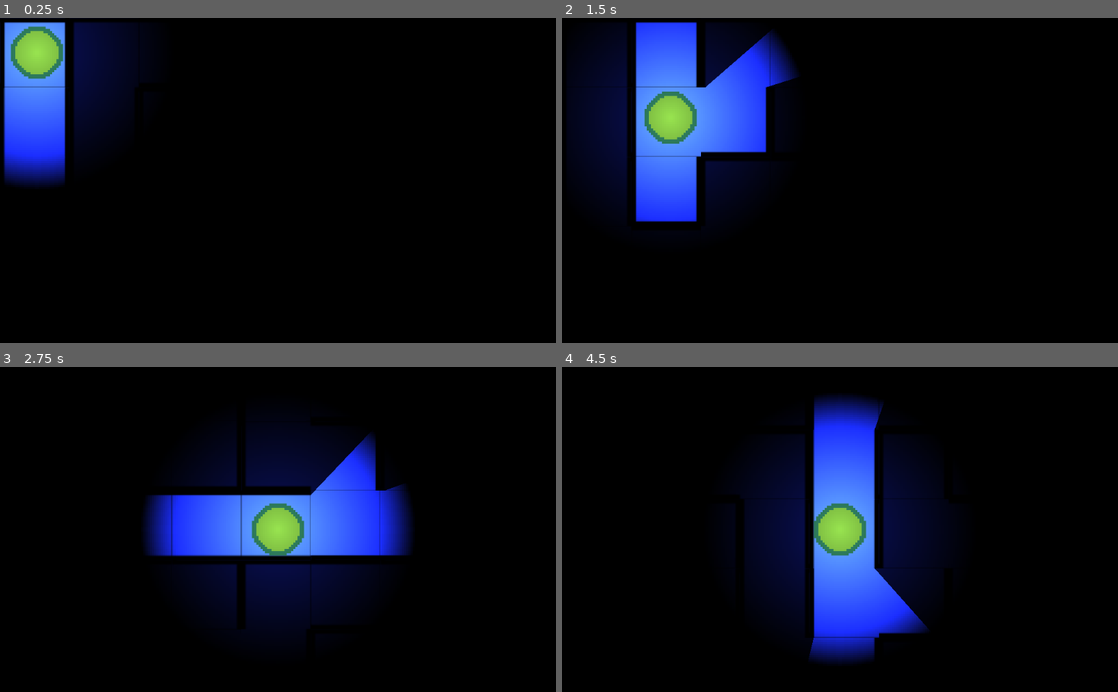
Above: before the commit, frames 1-4 (two rows, left to right).
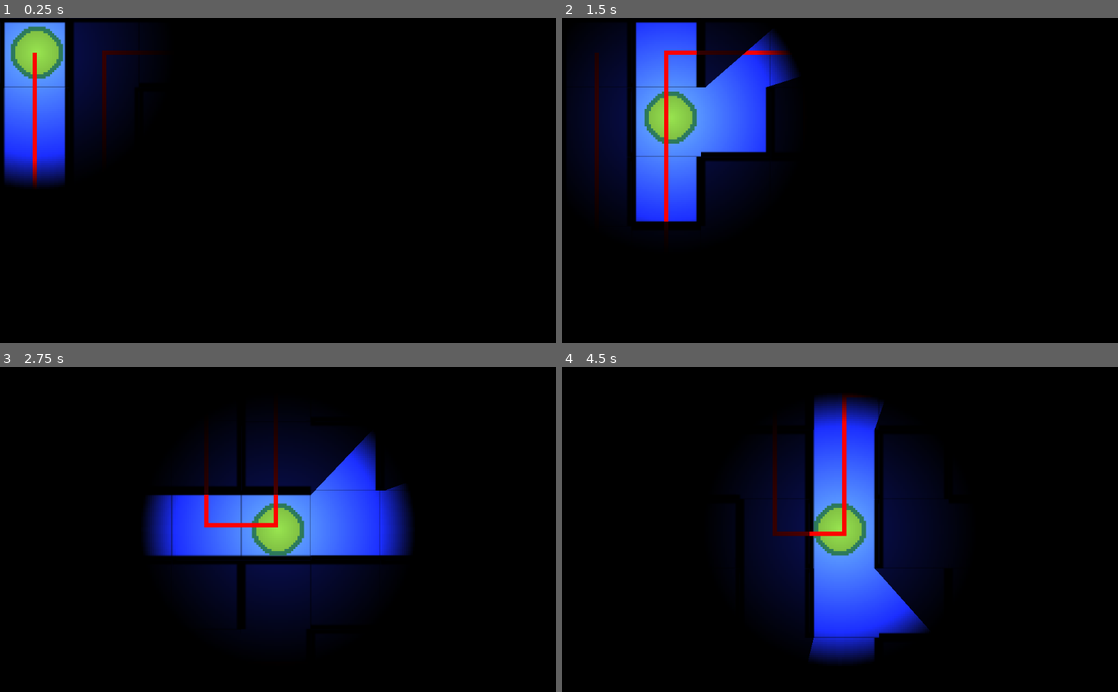
Above: after the commit, the same moments.

Repository: elektito/maze-crasher-gdscript
Game: Godot game, scene res://Game.tscn
The game is run twice, just before and just after one commit, with the same random seed, the same clock (stepped at 60 frames per second) and the same inputs.
Inputs (mouse positions are in pixels of both pictures, inside the frame that each line leads up to):
- Up to frame 1 (0.25 s): no input
- Up to frame 2 (1.5 s): tap Enter at 0.5 s; move the mouse to (962, 164) at 0.52 s; hold Right (right) 0.53-1.28 s; tap R (rebuild) at 0.6, 1.35 s; click (962, 164) at 0.67 s; tap Space at 1.25 s; move the mouse to (728, 196) at 1.27 s; hold Down (down) from 1.28 s (still down)
- Up to frame 3 (2.75 s): tap Enter at 2 s; move the mouse to (333, 458) at 2.02 s; release Down (down) at 2.03 s; hold Right (right) from 2.03 s (still down); tap R (rebuild) at 2.1 s
- Up to frame 4 (4.5 s): move the mouse to (812, 594) at 2.77 s; release Right (right) at 2.78 s; hold Up (up) 2.78-3.53 s; tap R (rebuild) at 2.85, 3.6, 4.35 s; click (812, 594) at 2.92 s; tap Space at 3.5 s; move the mouse to (1006, 578) at 3.52 s; hold Left (left) from 3.53 s (still down); tap Enter at 4.25 s; move the mouse to (673, 480) at 4.27 s

The runs differ from the first frame. In frame 1, 0.6% of the frame differs, in the area x 5-25%, y 10-52%; in frame 2, 1.0%, in the area x 5-41%, y 9-63%; in frame 3, 0.6%; in frame 4, 0.7%.

Commit message:
Add dijkstra path finding to find furthest cell

Diff:
--- a/Maze.gd
+++ b/Maze.gd
@@ -87,6 +87,28 @@
 	return neighbors
 
 
+func get_connected_neighbors(cell):
+	var neighbors := []
+
+	var top = cell_at(cell.row - 1, cell.col)
+	if not cell.top_wall and top != null:
+		neighbors.append(top)
+
+	var bottom = cell_at(cell.row + 1, cell.col)
+	if not cell.bottom_wall and bottom != null:
+		neighbors.append(bottom)
+
+	var left = cell_at(cell.row, cell.col - 1)
+	if not cell.left_wall and left != null:
+		neighbors.append(left)
+
+	var right = cell_at(cell.row, cell.col + 1)
+	if not cell.right_wall and right != null:
+		neighbors.append(right)
+
+	return neighbors
+
+
 func cell_index(cell):
 	return cell.row * cols + cell.col
 
@@ -101,6 +123,60 @@
 func _ready():
 	randomize()
 	rebuild_maze()
+
+	var q := []
+	var source = cell_at(0, 0)
+	var dist := {}
+	var prev := {}
+	for cell in maze:
+		dist[cell] = INF
+		prev[cell] = null
+		q.append(cell)
+	dist[source] = 0
+	while q != []:
+		var u = null
+		for v in q:
+			if u == null or dist[v] < dist[u]:
+				u = v
+		q.erase(u)
+
+		for v in get_connected_neighbors(u):
+			if not v in q:
+				continue
+			var alt = dist[u] + 1
+			if alt < dist[v]:
+				dist[v] = alt
+				prev[v] = u
+
+	var maxv = null
+	for v in maze:
+		if maxv == null or dist[v] > dist[maxv]:
+			maxv = v
+	print('maxv: ', maxv, ' ', dist[maxv])
+	var cur = maxv
+	var path := []
+	while cur in prev:
+		path.append(cur)
+		cur = prev[cur]
+	path.invert()
+	print('path to maxv: ', path)
+
+	var line := Line2D.new()
+	line.modulate = Color.red
+	line.width = 2
+	var cellsize := 32
+	for cell in path:
+		var cell_pos := Vector2(cell.col * cellsize + cellsize / 2, cell.row * cellsize + cellsize / 2)
+		line.add_point(cell_pos)
+	add_child(line)
+
+	return
+	print('dist:')
+	for k in dist.keys():
+		print('   ', k, ': ', dist[k])
+	print('prev:')
+	for k in prev.keys():
+		print('   ', k, ': ', prev[k])
 
 
 func rebuild_maze():
